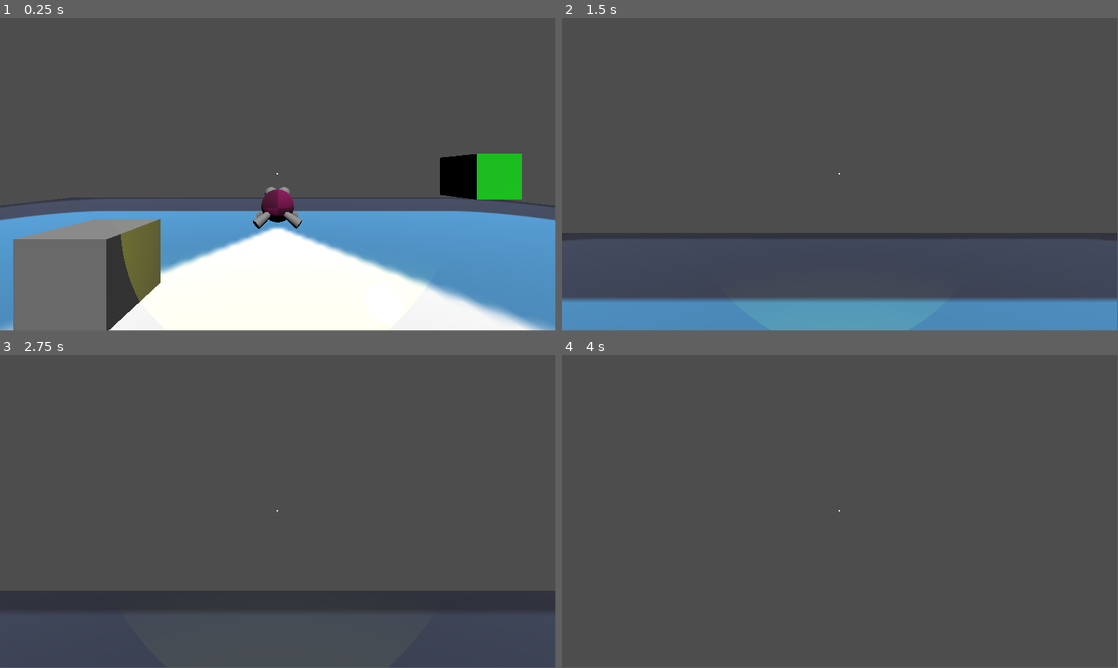
Above: before the commit, frames 1-4 (two rows, left to right).
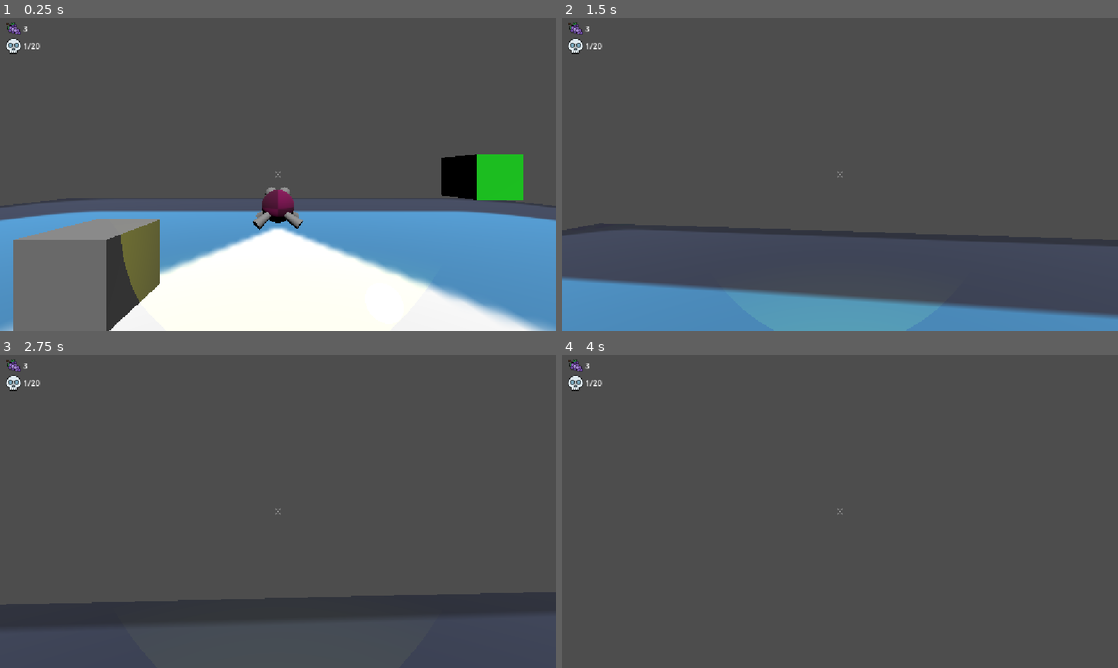
Above: after the commit, the same moments.

Repository: BrokHoly/spark-them-all
Game: Godot game, scene res://levels/sand_box.tscn
Two runs of this game, one before a commit and one after it. Both use one fixed random seed, a clock stepped at 60 frames per second and the inputs below. The engine's default icon, where the game draws it, is replaced by a stand-in: a white triangle on a blue panel in a dark square.
Inputs (mouse positions are in pixels of both pictures, inside the frame that each line leads up to):
- Up to frame 1 (0.25 s): no input
- Up to frame 2 (1.5 s): move the mouse to (867, 171) at 0.52 s; hold W (move_forward) from 0.53 s (still down); tap F (interact) at 0.6 s; tap Space (jump) at 0.77 s; move the mouse to (812, 174) at 1.27 s; click (812, 174) at 1.35 s
- Up to frame 3 (2.75 s): keep holding W (move_forward); tap Space (jump) at 1.52 s; tap F (interact) at 1.55, 2.1 s; move the mouse to (289, 505) at 2.02 s
- Up to frame 4 (4 s): keep holding W (move_forward); move the mouse to (834, 514) at 2.77 s; tap Ctrl (sprint) at 2.85 s; tap Space (jump) at 3.02, 3.77 s; tap F (interact) at 3.05, 3.6 s; tap Enter at 3.5 s; move the mouse to (878, 514) at 3.52 s
In our replay, the window is 799x449 before the commit and 800x450 after it. These sizes can differ from the game's own. Grey fills any space a smaller window leaves; there, only what the larger window draws over its background counts as a difference.

The runs differ from the first frame. In frame 1, 1.1% of the frame differs, in the area x 0-100%, y 1-100%; in frame 2, 6.6%; in frame 3, 3.9%; in frame 4, 0.2%.

Commit message:
better HUD confimed (not completed: missing counting)

Diff:
--- a/characters/player/player.gd
+++ b/characters/player/player.gd
@@ -39,7 +39,7 @@
 @onready var aim_area: Area3D = $LampAnchor/AimArea
 @onready var cylinder_shape: CylinderShape3D = $LampAnchor/AimArea/CylinderShape.shape
 @onready var raycast: RayCast3D = $FPSAnchor/RayCast3D
-@onready var interaction_label: Label = $Hud/CenterContainer/InteractLabel
+@onready var interaction_label: Label = $Hud/BaseHUD/InteractLabel
 
 
 func _ready() -> void:
@@ -99,10 +99,6 @@
 	_handle_lamp_burn(delta)
 
 	_handle_interaction()
-
-func _input(event: InputEvent) -> void:
-	if event.is_action_pressed("pause"):
-		get_tree().quit()
 
 # Mouse look
 func _unhandled_input(event: InputEvent) -> void:
--- a/characters/player/player.tscn
+++ b/characters/player/player.tscn
@@ -4,6 +4,7 @@
 [ext_resource type="CylinderMesh" uid="uid://don12f7grk5tq" path="res://models/spotlight_mesh.tres" id="2_5dc8e"]
 [ext_resource type="PackedScene" uid="uid://ig34dw7euucc" path="res://models/props/lamp.tscn" id="2_exd8k"]
 [ext_resource type="PackedScene" uid="uid://c1bfprpwewvo2" path="res://ui/hud.tscn" id="4_5dc8e"]
+[ext_resource type="PackedScene" uid="uid://bidyeh2ffpqjh" path="res://docs/dev_controls.tscn" id="5_ixbpm"]
 
 [sub_resource type="CapsuleShape3D" id="CapsuleShape3D_b886q"]
 
@@ -96,3 +97,7 @@
 shape = SubResource("SphereShape3D_exd8k")
 
 [node name="Hud" parent="." unique_id=2086982386 instance=ExtResource("4_5dc8e")]
+
+[node name="DevControls" parent="." unique_id=1168557151 instance=ExtResource("5_ixbpm")]
+
+[connection signal="dev_quit" from="Hud" to="DevControls" method="_on_hud_dev_quit"]
--- /dev/null
+++ b/docs/dev_controls.gd
@@ -0,0 +1,21 @@
+extends Node
+
+
+# Called when the node enters the scene tree for the first time.
+func _ready() -> void:
+	process_mode = Node.PROCESS_MODE_ALWAYS
+
+## Called every frame. 'delta' is the elapsed time since the previous frame.
+#func _process(delta: float) -> void:
+	#pass
+
+func _input(event: InputEvent) -> void:
+	if event.is_action_pressed("dev_quit"):
+		hard_quit()
+
+
+func _on_hud_dev_quit() -> void:
+	hard_quit()
+
+func hard_quit():
+	get_tree().quit()
--- /dev/null
+++ b/docs/dev_controls.tscn
@@ -0,0 +1,6 @@
+[gd_scene format=3 uid="uid://bidyeh2ffpqjh"]
+
+[ext_resource type="Script" uid="uid://c5qwoegudfy2t" path="res://docs/dev_controls.gd" id="1_8oqh5"]
+
+[node name="DevControls" type="Node" unique_id=1168557151]
+script = ExtResource("1_8oqh5")
--- a/project.godot
+++ b/project.godot
@@ -14,6 +14,10 @@
 run/main_scene="uid://p6q51xwi2agp"
 config/features=PackedStringArray("4.6", "Forward Plus")
 config/icon="res://icon.svg"
+
+[display]
+
+window/stretch/mode="canvas_items"
 
 [global_group]
 
@@ -102,6 +106,11 @@
 , Object(InputEventJoypadButton,"resource_local_to_scene":false,"resource_name":"","device":-1,"button_index":2,"pressure":0.0,"pressed":false,"script":null)
 ]
 }
+dev_quit={
+"deadzone": 0.2,
+"events": [Object(InputEventKey,"resource_local_to_scene":false,"resource_name":"","device":-1,"window_id":0,"alt_pressed":false,"shift_pressed":false,"ctrl_pressed":false,"meta_pressed":false,"pressed":false,"keycode":0,"physical_keycode":96,"key_label":0,"unicode":178,"location":0,"echo":false,"script":null)
+]
+}
 
 [layer_names]
 
--- /dev/null
+++ b/ui/hud.gd
@@ -0,0 +1,36 @@
+extends CanvasLayer
+
+signal dev_quit
+
+var is_stat = false
+
+@onready var pause_menu = $OverlayLayer/PauseMenu
+@onready var stat_menu = $OverlayLayer/StatMenu
+
+# Called when the node enters the scene tree for the first time.
+func _ready() -> void:
+	process_mode = Node.PROCESS_MODE_ALWAYS
+	pause_menu.visible = get_tree().paused
+
+func toggle_pause():
+	var new_state = !get_tree().paused
+	get_tree().paused = new_state
+	pause_menu.visible = new_state
+	Input.set_mouse_mode(
+		Input.MOUSE_MODE_VISIBLE if new_state
+		else Input.MOUSE_MODE_CAPTURED
+	)
+
+func _input(event: InputEvent) -> void:
+	if event.is_action_pressed("pause"):
+		toggle_pause()
+
+
+func _on_pause_menu_resume_pressed() -> void:
+	toggle_pause()
+
+
+func _on_pause_menu_quit_pressed() -> void:
+	# Later, should redirect to the main menu etc....
+	dev_quit.emit()
+	pass # Replace with function body.
--- a/ui/hud.tscn
+++ b/ui/hud.tscn
@@ -1,30 +1,111 @@
 [gd_scene format=3 uid="uid://c1bfprpwewvo2"]
 
+[ext_resource type="Texture2D" uid="uid://b8i2bagxgn2ud" path="res://ui/crossair.png" id="1_276te"]
+[ext_resource type="Script" uid="uid://cnj5igkh2nxko" path="res://ui/hud.gd" id="1_546lt"]
 [ext_resource type="PackedScene" uid="uid://donx8metrmqdc" path="res://ui/pause_menu.tscn" id="1_rbyyf"]
+[ext_resource type="Texture2D" uid="uid://batxwjr6nk183" path="res://ui/void_grape_icon_32.png" id="3_en2x2"]
+[ext_resource type="Texture2D" uid="uid://dfj0lbipg3s3y" path="res://ui/skull_icon_32.png" id="4_1v5rv"]
+[ext_resource type="PackedScene" uid="uid://bydmpphs3feae" path="res://ui/stat_menu.tscn" id="6_1v5rv"]
 
-[node name="Hud" type="Control" unique_id=2086982386]
+[node name="Hud" type="CanvasLayer" unique_id=1801688554]
+script = ExtResource("1_546lt")
+
+[node name="BaseHUD" type="Control" parent="." unique_id=1207388609]
+layout_mode = 3
+anchors_preset = 0
+offset_right = 1152.0
+offset_bottom = 648.0
+mouse_filter = 1
+
+[node name="Crosshair" type="TextureRect" parent="BaseHUD" unique_id=1145820200]
+layout_mode = 1
+anchors_preset = -1
+anchor_left = 0.5
+anchor_top = 0.5
+anchor_right = 0.5
+anchor_bottom = 0.5
+grow_horizontal = 2
+grow_vertical = 2
+texture = ExtResource("1_276te")
+stretch_mode = 3
+
+[node name="InteractLabel" type="Label" parent="BaseHUD" unique_id=1820389047]
+layout_mode = 1
+anchors_preset = -1
+anchor_left = 0.5
+anchor_top = 0.75
+anchor_right = 0.5
+anchor_bottom = 0.75
+grow_horizontal = 2
+grow_vertical = 2
+horizontal_alignment = 1
+
+[node name="Metrics" type="Control" parent="BaseHUD" unique_id=1145180717]
+layout_mode = 1
+anchors_preset = 15
+anchor_right = 1.0
+anchor_bottom = 1.0
+grow_horizontal = 2
+grow_vertical = 2
+mouse_filter = 2
+
+[node name="TopLeft" type="VBoxContainer" parent="BaseHUD/Metrics" unique_id=1399460837]
+layout_mode = 1
+anchors_preset = -1
+anchor_left = 0.01
+anchor_top = 0.01
+anchor_right = 0.5
+anchor_bottom = 0.1
+
+[node name="GrapeScore" type="HBoxContainer" parent="BaseHUD/Metrics/TopLeft" unique_id=1364150819]
+layout_mode = 2
+
+[node name="Icon" type="TextureRect" parent="BaseHUD/Metrics/TopLeft/GrapeScore" unique_id=806976976]
+layout_mode = 2
+texture = ExtResource("3_en2x2")
+
+[node name="Text" type="Label" parent="BaseHUD/Metrics/TopLeft/GrapeScore" unique_id=2084507890]
+layout_mode = 2
+text = "3"
+
+[node name="EnemyRemaining" type="HBoxContainer" parent="BaseHUD/Metrics/TopLeft" unique_id=364229982]
+layout_mode = 2
+
+[node name="Icon" type="TextureRect" parent="BaseHUD/Metrics/TopLeft/EnemyRemaining" unique_id=1056494828]
+layout_mode = 2
+texture = ExtResource("4_1v5rv")
+
+[node name="Text" type="Label" parent="BaseHUD/Metrics/TopLeft/EnemyRemaining" unique_id=1639823905]
+layout_mode = 2
+text = "1/20"
+
+[node name="TopRight" type="VBoxContainer" parent="BaseHUD/Metrics" unique_id=648388110]
+layout_mode = 1
+anchors_preset = 1
+anchor_left = 1.0
+anchor_right = 1.0
+offset_left = -40.0
+offset_bottom = 40.0
+grow_horizontal = 0
+
+[node name="OverlayLayer" type="Control" parent="." unique_id=246150603]
 layout_mode = 3
 anchors_preset = 15
 anchor_right = 1.0
 anchor_bottom = 1.0
 grow_horizontal = 2
 grow_vertical = 2
+mouse_filter = 1
 
-[node name="CenterContainer" type="CenterContainer" parent="." unique_id=1274127196]
+[node name="PauseMenu" parent="OverlayLayer" unique_id=1942109131 instance=ExtResource("1_rbyyf")]
+visible = false
+layout_mode = 1
+offset_left = 0.0
+offset_right = 0.0
+
+[node name="StatMenu" parent="OverlayLayer" unique_id=1465823771 instance=ExtResource("6_1v5rv")]
+visible = false
 layout_mode = 0
-offset_left = 556.0
-offset_top = 304.0
-offset_right = 596.0
-offset_bottom = 344.0
 
-[node name="InteractLabel" type="Label" parent="CenterContainer" unique_id=1820389047]
-layout_mode = 2
-horizontal_alignment = 1
-
-[node name="ColorRect" type="ColorRect" parent="CenterContainer" unique_id=170947510]
-custom_minimum_size = Vector2(3, 3)
-layout_mode = 2
-
-[node name="PauseMenu" parent="CenterContainer" unique_id=1942109131 instance=ExtResource("1_rbyyf")]
-visible = false
-layout_mode = 2
+[connection signal="quit_pressed" from="OverlayLayer/PauseMenu" to="." method="_on_pause_menu_quit_pressed"]
+[connection signal="resume_pressed" from="OverlayLayer/PauseMenu" to="." method="_on_pause_menu_resume_pressed"]
--- /dev/null
+++ b/ui/menu_button_style.tres
@@ -0,0 +1,15 @@
+[gd_resource type="StyleBoxFlat" format=3 uid="uid://crap4pgbg2ox7"]
+
+[resource]
+content_margin_left = 20.0
+content_margin_top = 10.0
+content_margin_right = 20.0
+content_margin_bottom = 10.0
+bg_color = Color(0.8953686, 0.35622358, 0.66676587, 1)
+border_width_left = 3
+border_width_top = 3
+border_width_right = 3
+border_width_bottom = 3
+border_color = Color(0.59607846, 0.1254902, 0.8627451, 1)
+corner_radius_top_left = 20
+corner_radius_bottom_right = 20
--- /dev/null
+++ b/ui/menu_button_style_hover.tres
@@ -0,0 +1,15 @@
+[gd_resource type="StyleBoxFlat" format=3 uid="uid://dx85r1k0kpfs8"]
+
+[resource]
+content_margin_left = 20.0
+content_margin_top = 10.0
+content_margin_right = 20.0
+content_margin_bottom = 10.0
+bg_color = Color(0.8366056, 0.4830565, 0.82481956, 1)
+border_width_left = 3
+border_width_top = 3
+border_width_right = 3
+border_width_bottom = 3
+border_color = Color(0.7334435, 0.39703444, 0.9800468, 1)
+corner_radius_top_left = 20
+corner_radius_bottom_right = 20
--- /dev/null
+++ b/ui/menu_button_style_pressed.tres
@@ -0,0 +1,15 @@
+[gd_resource type="StyleBoxFlat" format=3 uid="uid://d21en4g30w2is"]
+
+[resource]
+content_margin_left = 20.0
+content_margin_top = 10.0
+content_margin_right = 20.0
+content_margin_bottom = 10.0
+bg_color = Color(0.97717375, 0.16662768, 0.74376583, 1)
+border_width_left = 3
+border_width_top = 3
+border_width_right = 3
+border_width_bottom = 3
+border_color = Color(0.50635004, 0.0006713277, 0.6079815, 1)
+corner_radius_top_left = 20
+corner_radius_bottom_right = 20
--- /dev/null
+++ b/ui/pause_menu.gd
@@ -0,0 +1,18 @@
+extends Control
+
+signal resume_pressed
+signal settings_pressed
+signal quit_pressed
+
+# Called when the node enters the scene tree for the first time.
+func _ready() -> void:
+	process_mode = Node.PROCESS_MODE_WHEN_PAUSED
+
+func _on_resume_button_pressed() -> void:
+	resume_pressed.emit()
+
+func _on_settings_button_pressed() -> void:
+	pass # Replace with function body.
+
+func _on_quit_button_pressed() -> void:
+	quit_pressed.emit()
--- a/ui/pause_menu.tscn
+++ b/ui/pause_menu.tscn
@@ -1,32 +1,59 @@
 [gd_scene format=3 uid="uid://donx8metrmqdc"]
 
-[node name="PauseMenu" type="Control" unique_id=1942109131]
+[ext_resource type="Script" uid="uid://myypk2nsqjan" path="res://ui/pause_menu.gd" id="2_ejwgg"]
+
+[node name="PauseMenu" type="Control" unique_id=1207442489]
 layout_mode = 3
-anchors_preset = 0
+anchors_preset = 15
+anchor_right = 1.0
+anchor_bottom = 1.0
+offset_left = -1.0
+offset_right = -1.0
+grow_horizontal = 2
+grow_vertical = 2
+script = ExtResource("2_ejwgg")
 
-[node name="CenterBox" type="CenterContainer" parent="." unique_id=68394045]
-layout_mode = 0
-use_top_left = true
+[node name="ColorRect" type="ColorRect" parent="." unique_id=2065488531]
+layout_mode = 1
+anchors_preset = 15
+anchor_right = 1.0
+anchor_bottom = 1.0
+grow_horizontal = 2
+grow_vertical = 2
+color = Color(0.1254902, 0.03137255, 0.24313726, 0.60784316)
 
-[node name="VBoxContainer" type="VBoxContainer" parent="CenterBox" unique_id=1431912659]
+[node name="CenterContainer" type="CenterContainer" parent="." unique_id=470222515]
+layout_mode = 1
+anchors_preset = 15
+anchor_right = 1.0
+anchor_bottom = 1.0
+grow_horizontal = 2
+grow_vertical = 2
+
+[node name="VBoxContainer" type="VBoxContainer" parent="CenterContainer" unique_id=1927178092]
 layout_mode = 2
-alignment = 1
 
-[node name="Resume" type="Button" parent="CenterBox/VBoxContainer" unique_id=201423398]
+[node name="PauseLabel" type="Label" parent="CenterContainer/VBoxContainer" unique_id=928798759]
 layout_mode = 2
+text = "Pause Menu"
+horizontal_alignment = 1
+
+[node name="ResumeButton" type="Button" parent="CenterContainer/VBoxContainer" unique_id=201423398]
+layout_mode = 2
+action_mode = 0
 text = "Resume"
 
-[node name="Settings" type="Button" parent="CenterBox/VBoxContainer" unique_id=604461627]
+[node name="SettingsButton" type="Button" parent="CenterContainer/VBoxContainer" unique_id=604461627]
 layout_mode = 2
 text = "Settings
 "
 
-[node name="Quit" type="Button" parent="CenterBox/VBoxContainer" unique_id=944650443]
+[node name="QuitButton" type="Button" parent="CenterContainer/VBoxContainer" unique_id=944650443]
 layout_mode = 2
 text = "Quit
 "
 
-[node name="Background" type="ColorRect" parent="CenterBox" unique_id=1959635740]
-layout_direction = 1
-layout_mode = 2
-color = Color(0.11372549, 0.03529412, 0.46666667, 0.9098039)
+[connection signal="visibility_changed" from="." to="." method="_on_visibility_changed"]
+[connection signal="pressed" from="CenterContainer/VBoxContainer/ResumeButton" to="." method="_on_resume_button_pressed"]
+[connection signal="pressed" from="CenterContainer/VBoxContainer/SettingsButton" to="." method="_on_settings_button_pressed"]
+[connection signal="pressed" from="CenterContainer/VBoxContainer/QuitButton" to="." method="_on_quit_button_pressed"]
--- /dev/null
+++ b/ui/stat_menu.tscn
@@ -0,0 +1,5 @@
+[gd_scene format=3 uid="uid://bydmpphs3feae"]
+
+[node name="StatMenu" type="Control" unique_id=1465823771]
+layout_mode = 3
+anchors_preset = 0
Not shown, added: docs/dev_controls.gd.uid
Binary file added: ui/crossair.png
Not shown, added: ui/crossair.png.import
Not shown, added: ui/hud.gd.uid
Not shown, added: ui/pause_menu.gd.uid
Binary file added: ui/skull_icon.png
Not shown, added: ui/skull_icon.png.import
Binary file added: ui/skull_icon_32.png
Not shown, added: ui/skull_icon_32.png.import
Binary file added: ui/void_grape_icon.png
Not shown, added: ui/void_grape_icon.png.import
Binary file added: ui/void_grape_icon_32.png
(and 2 more such lines)
